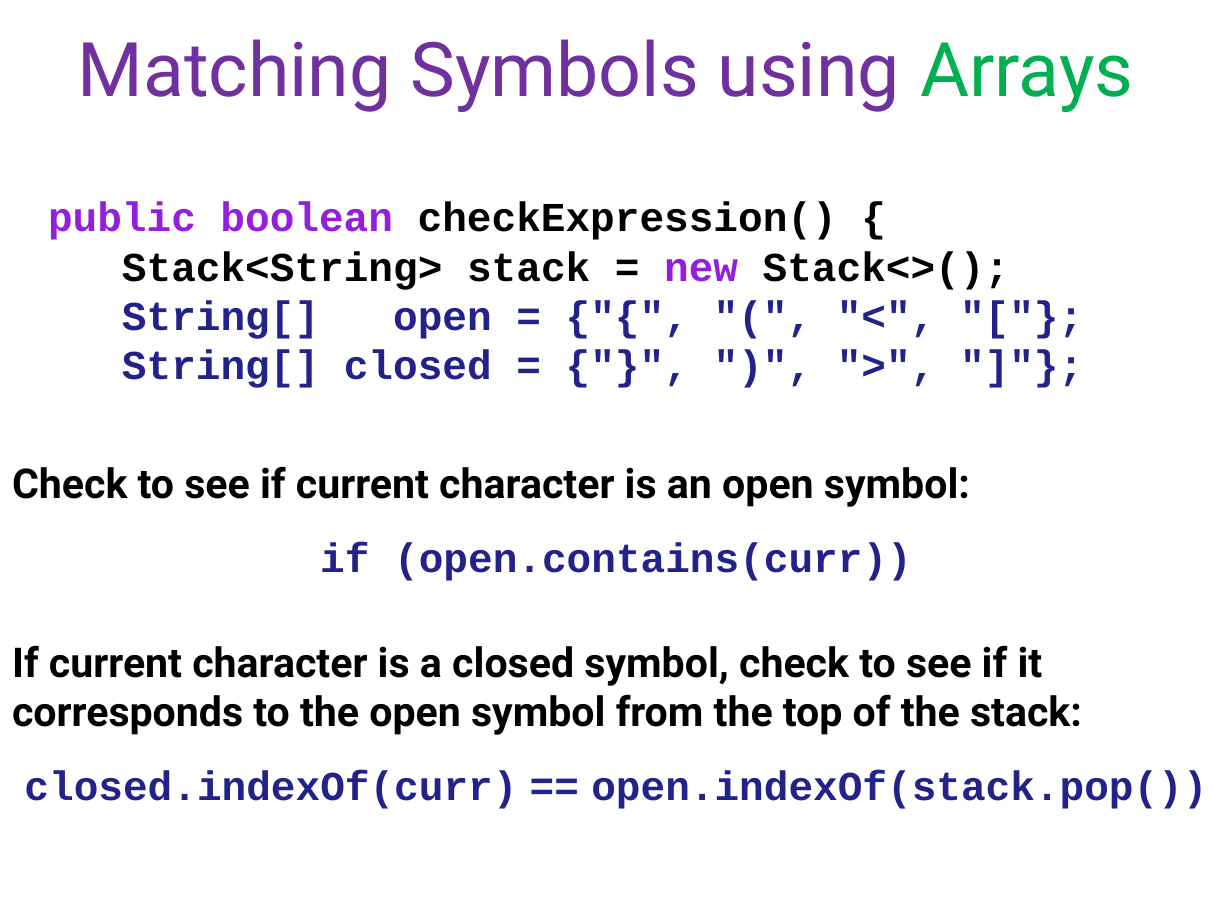
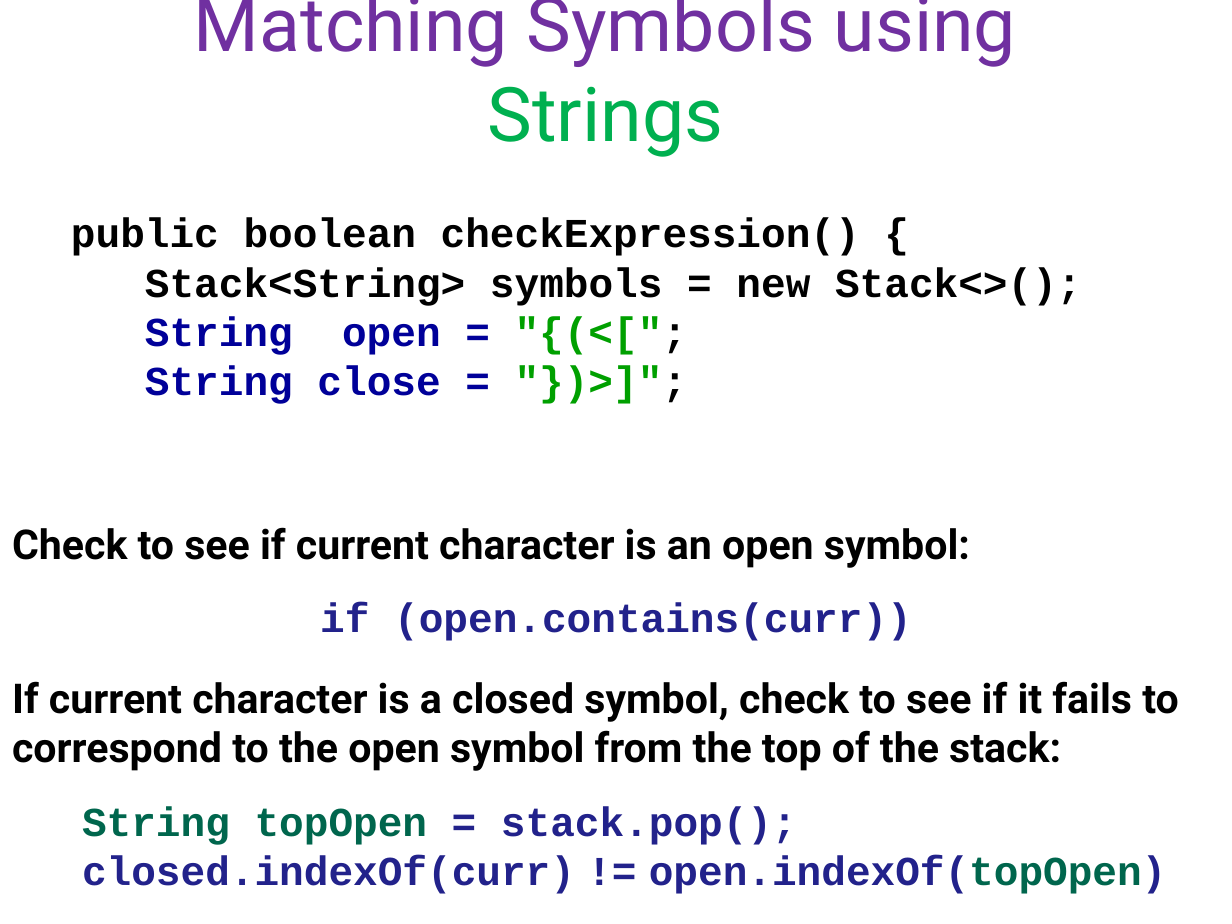
Before and after one commit to ishanigoli/cs3-labs, a slide deck: slide 13 of u06b_stacks/notes/13b.expressionTester.pptx (slide 14 before the commit). Drawn at 1232x924 pixels with LibreOffice and Linux fonts; fonts in the diff are those of the drawing. Boxes give left, top, right and bottom in pixels: in the first picture for what was removed or moved away, otherwise in the second. Text is boxed around its words. In the diff, an @@ line names an element or a change of style, - is before the commit and + after.

Commit message:
stack tester commit

```diff
--- a/u06b_stacks/notes/13b.expressionTester.pptx
+++ b/u06b_stacks/notes/13b.expressionTester.pptx
@@ title at box(194, 0, 1016, 157): text changed @@
-Matching Symbols using Arrays
+Matching Symbols using Strings
@@ text at box(71, 218, 1081, 404): text changed; text colour #22228B to #000000 @@
-public boolean checkExpression() {
-Stack<String> stack = new Stack<>();
-String[] open = {"{", "(", "<", "["};
-String[] closed = {"}", ")", ">", "]"};
+public boolean checkExpression() {
+Stack<String> symbols = new Stack<>();
+String open = "{(<[";
+String close = "})>]";
@@ text "Check to see if current ...": place and size @@
-text "Check to see if current ..." at box(12, 466, 1207, 809)
+text "Check to see if current ..." at box(12, 527, 1178, 894)
@@ text at box(12, 681, 1178, 894): text changed @@
-If current character is a closed symbol, check to see if it corresponds to the open symbol from the top of the stack:
-closed.indexOf(curr) == open.indexOf(stack.pop())
+If current character is a closed symbol, check to see if it fails to correspond to the open symbol from the top of the stack:
+String topOpen = stack.pop();
+closed.indexOf(curr) != open.indexOf(topOpen)
```
Also in this commit, not shown: 3 other slides changed, 1 slide added, 1 slide removed, 29 other files.
